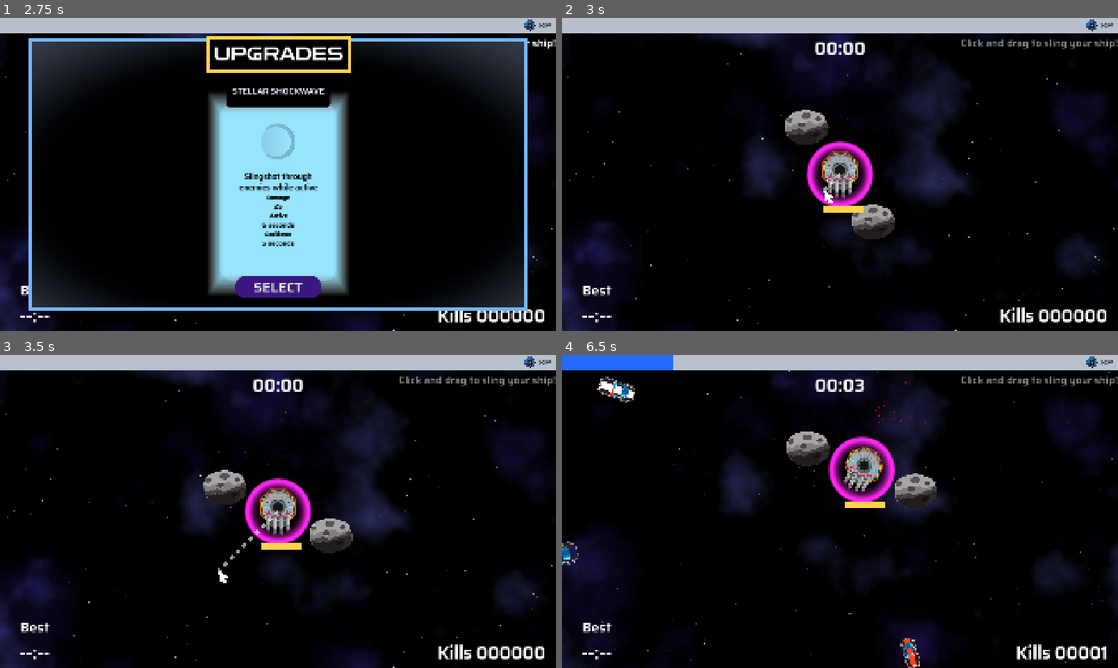
Above: before the commit, frames 1-4 (two rows, left to right).
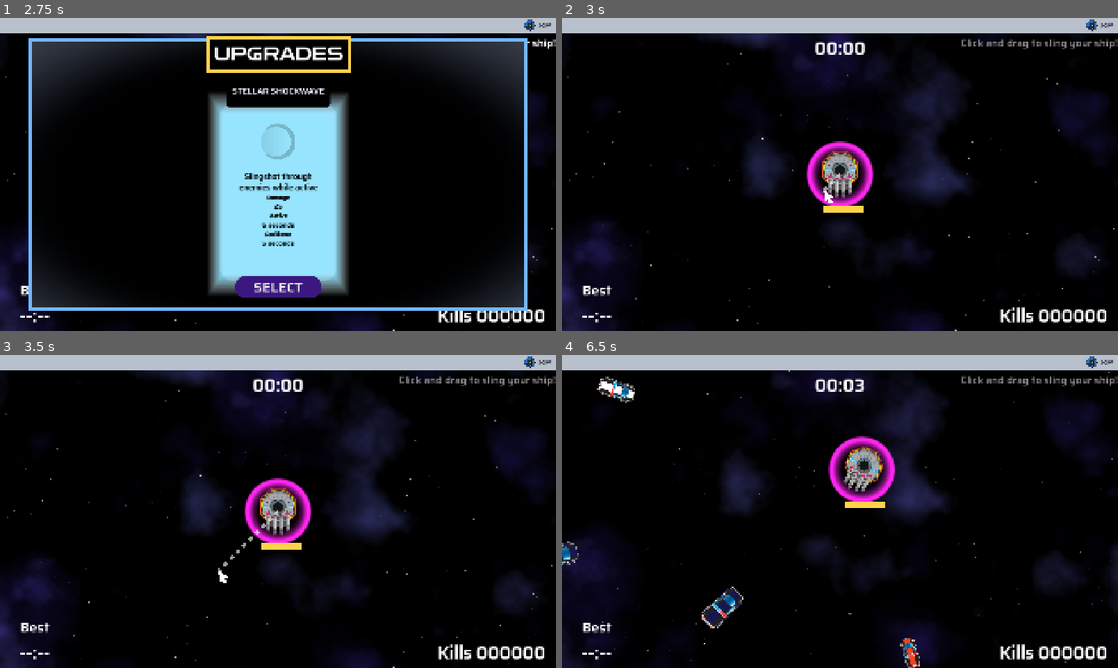
Above: after the commit, the same moments.

Repository: two-sticks-and-a-rock/space-arcade
Game: Godot game, scene res://scenes/main_menu.tscn
Two runs of this game, one before a commit and one after it. Both use one fixed random seed, a clock stepped at 60 frames per second and the inputs below.
Inputs (mouse positions are in pixels of both pictures, inside the frame that each line leads up to):
- Up to frame 1 (2.75 s): click "START" at 0.5 s; click "SKIP" at 1.25 s; click "CONTINUE" at 2 s
- Up to frame 2 (3 s): click "SELECT" at 2.75 s
- Up to frame 3 (3.5 s): no input
- Up to frame 4 (6.5 s): tap Enter at 3.5 s; move the mouse to (962, 495) at 3.52 s; press the mouse at (962, 495) at 3.53 s; hold Right (move_right) 3.53-4.28 s; move the mouse to (728, 527) at 4.27 s; release the mouse at (728, 527) at 4.28 s; hold Down (move_back) 4.28-5.03 s; tap Space (sling_release) at 4.35, 5.85 s; move the mouse to (895, 442) at 5.02 s; press the mouse at (895, 442) at 5.03 s; hold Right (move_right) 5.03-5.78 s; move the mouse to (812, 574) at 5.77 s; release the mouse at (812, 574) at 5.78 s; hold Up (move_forward) from 5.78 s (still down)

Frame 1 is identical in both runs. In frame 2, 1.3% of the frame differs, in the area x 40-60%, y 29-71%; in frame 3, 1.3%; in frame 4, 3.5%, in the area x 0-98%, y 0-98%.

Commit message:
remove asteroid

Diff:
--- a/scenes/player/player.gd
+++ b/scenes/player/player.gd
@@ -26,8 +26,8 @@
 	hp_bar.max_value = max_hp
 	hp_bar.value = max_hp
 
-	var orbiter_ring = orbiter_ring_scene.instantiate() as Node2D
-	add_child(orbiter_ring)
+	# var orbiter_ring = orbiter_ring_scene.instantiate() as Node2D
+	# add_child(orbiter_ring)
 	# var frost_nova = frost_nova_scene.instantiate() as Node2D
 	# add_child(frost_nova)
 	# var ram_shield = ram_shield_scene.instantiate() as Node2D
